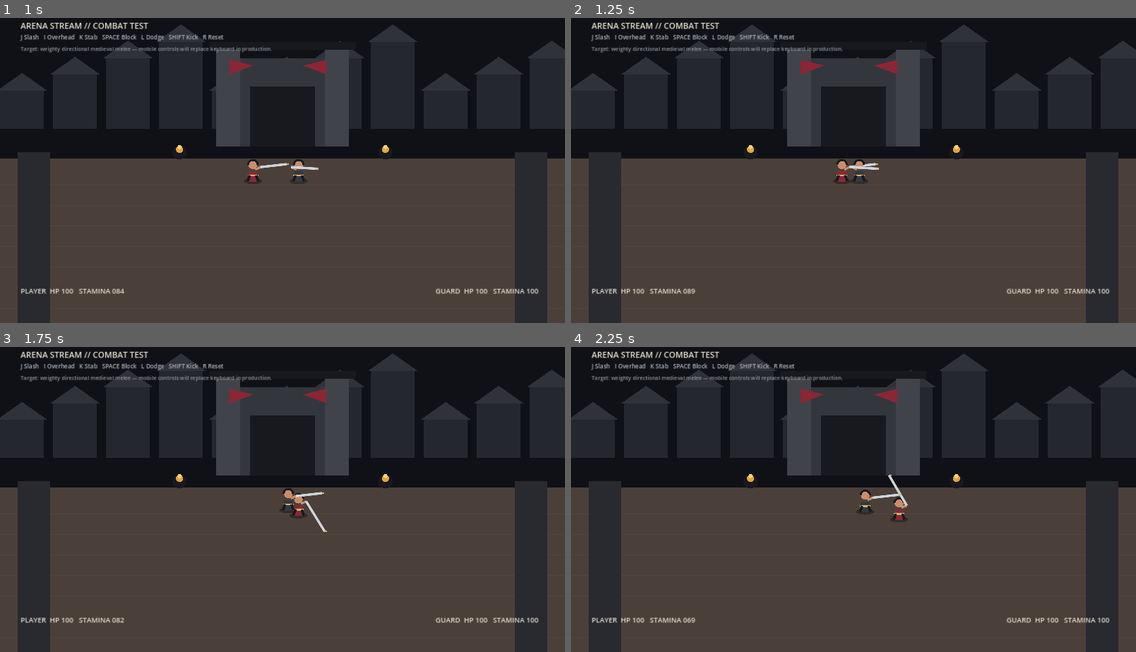
Above: before the commit, frames 1-4 (two rows, left to right).
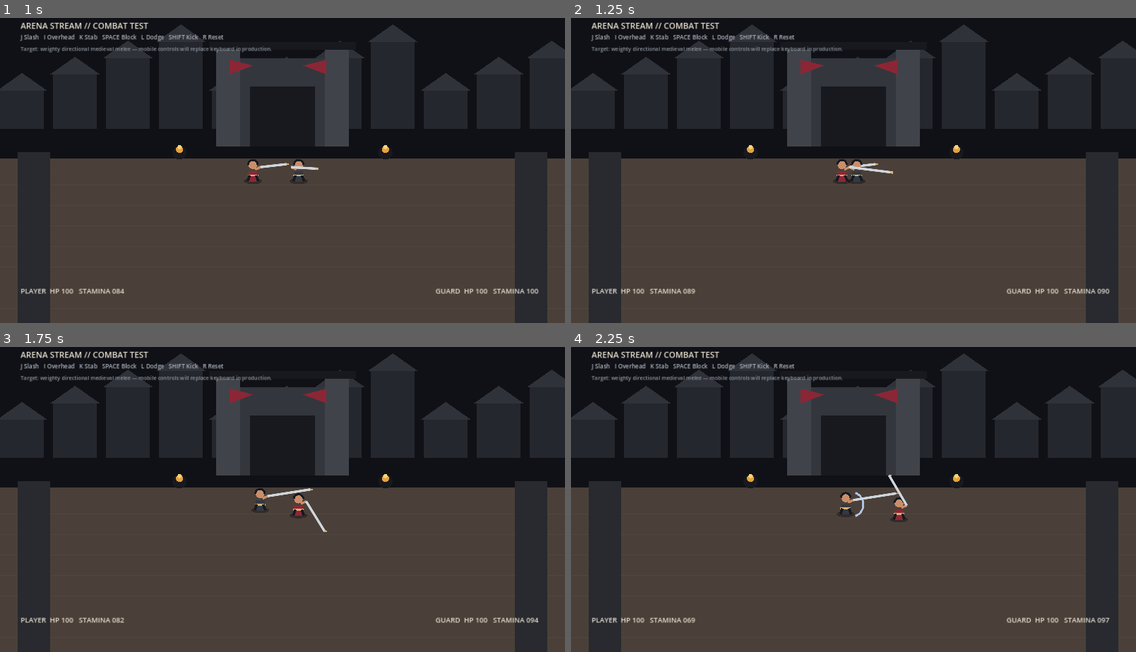
Above: after the commit, the same moments.

Repository: iiils3/arena-stream
Game: Godot game, scene res://scenes/showcase/combat_showcase.tscn
The game is run twice, just before and just after one commit, with the same random seed, the same clock (stepped at 60 frames per second) and the same inputs.
Inputs:
- Up to frame 1 (1 s): tap Enter at 0.5 s; hold Right (ui_right) from 0.53 s (still down); hold L from 0.53 s (still down); tap Space at 0.77 s
- Up to frame 2 (1.25 s): keep holding Right (ui_right); keep holding L
- Up to frame 3 (1.75 s): release Right (ui_right) at 1.28 s; release L at 1.28 s; hold Down (ui_down) from 1.28 s (still down); tap J at 1.35 s; tap Space at 1.52 s
- Up to frame 4 (2.25 s): release Down (ui_down) at 2.03 s; hold Right (ui_right) from 2.03 s (still down); tap I at 2.1 s

Frame 1 is identical in both runs. In frame 2, 0.2% of the frame differs, in the area x 49-95%, y 46-91%; in frame 3, 0.3%; in frame 4, 0.3%, in the area x 47-96%, y 46-91%.
Error before the commit: Invalid assignment of property or key 'is_player' with value of type 'bool' on a base object of type 'Nil'. (res://scripts/ai/melee_bot.gd:11)

Commit message:
fix: resolve showcase bot fighter path

Diff:
--- a/godot/scripts/showcase/combat_showcase.gd
+++ b/godot/scripts/showcase/combat_showcase.gd
@@ -26,7 +26,7 @@
     player.ai_target = enemy
     enemy.ai_target = player
     var bot := preload("res://scripts/ai/melee_bot.gd").new()
-    bot.fighter_path = NodePath("../Fighter")
+    bot.fighter_path = NodePath("..")
     enemy.add_child(bot)
     queue_redraw()
 
